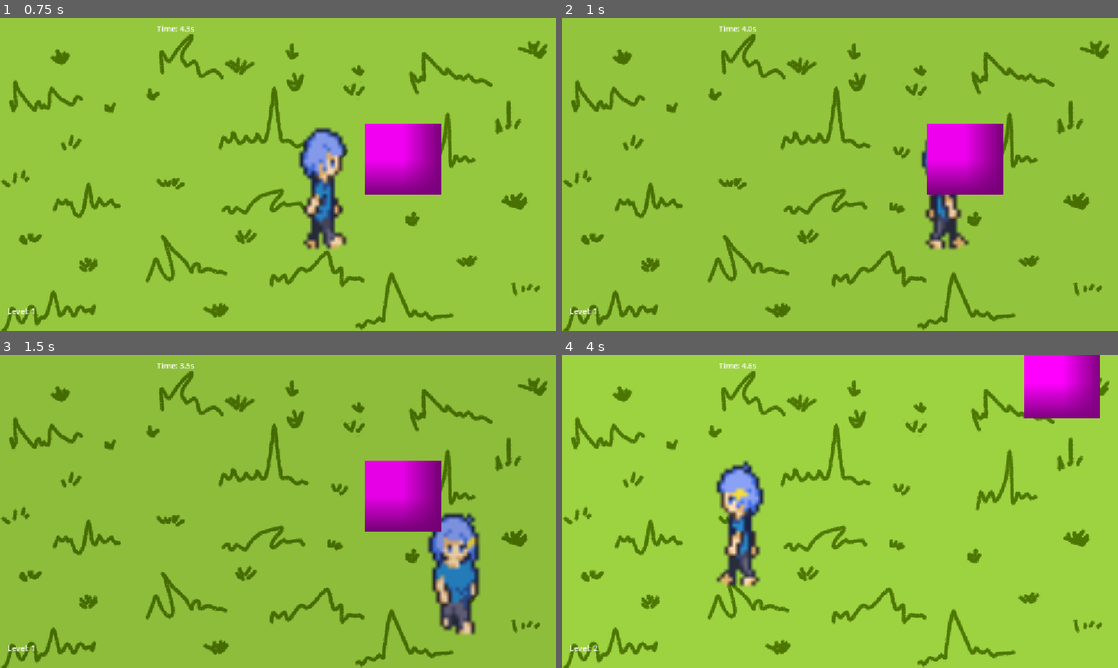
Above: before the commit, frames 1-4 (two rows, left to right).
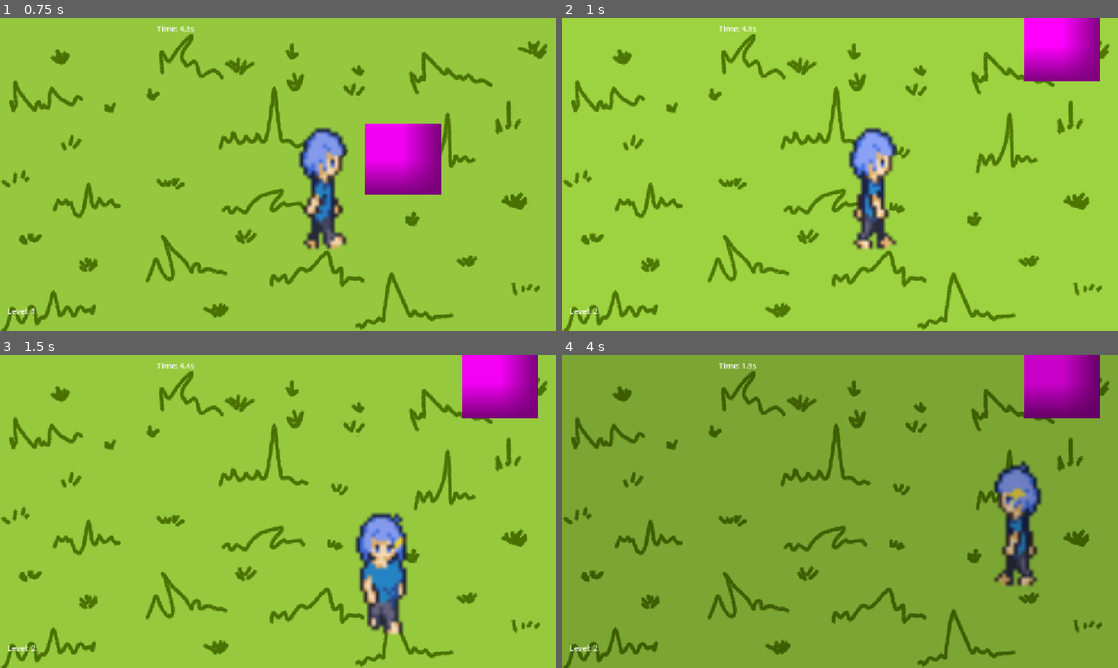
Above: after the commit, the same moments.

Repository: Rithunyaa/haven_charlotte
Game: Godot game, scene res://level1.tscn
The game is run twice, just before and just after one commit, with the same random seed, the same clock (stepped at 60 frames per second) and the same inputs.
Inputs (mouse positions are in pixels of both pictures, inside the frame that each line leads up to):
- Up to frame 1 (0.75 s): tap Enter at 0.5 s; move the mouse to (400, 158) at 0.52 s; hold Right (ui_right) from 0.53 s (still down); click (400, 158) at 0.67 s
- Up to frame 2 (1 s): keep holding Right (ui_right)
- Up to frame 3 (1.5 s): move the mouse to (166, 527) at 1.27 s; release Right (ui_right) at 1.28 s; hold Down (ui_down) from 1.28 s (still down)
- Up to frame 4 (4 s): move the mouse to (895, 442) at 2.02 s; release Down (ui_down) at 2.03 s; hold Right (ui_right) 2.03-2.78 s; move the mouse to (812, 574) at 2.77 s; hold Up (ui_up) 2.78-3.53 s; click (812, 574) at 2.92 s; move the mouse to (1006, 558) at 3.52 s; hold Left (ui_left) from 3.53 s (still down)

Frame 1 is identical in both runs. In frame 2, 9.4% of the frame differs, in the area x 5-97%, y 0-95%; in frame 3, 11%; in frame 4, 100%, in the area x 0-100%, y 0-100%.

Commit message:
Trying to figure out how to do obstacles

Diff:
--- a/haven/level1.tscn
+++ b/haven/level1.tscn
@@ -10,11 +10,8 @@
 [ext_resource type="Texture2D" uid="uid://dyl4fvqheg7y3" path="res://assets/character_walk_right.png" id="5_hx44q"]
 [ext_resource type="Texture2D" uid="uid://c00jmgjxdhmal" path="res://assets/character_walk_up.png" id="6_n8vhr"]
 
-[sub_resource type="CircleShape2D" id="CircleShape2D_lgp48"]
-radius = 79.31149
-
 [sub_resource type="RectangleShape2D" id="RectangleShape2D_dopym"]
-size = Vector2(114, 99)
+size = Vector2(109, 253)
 
 [sub_resource type="AtlasTexture" id="AtlasTexture_eqrsh"]
 atlas = ExtResource("3_5j5gb")
@@ -166,20 +163,11 @@
 
 [node name="Level_1" type="Node2D" unique_id=601929235]
 
-[node name="Obstacles" type="StaticBody2D" parent="." unique_id=699207756]
-
-[node name="CollisionShape2D" type="CollisionShape2D" parent="Obstacles" unique_id=1237273415]
-position = Vector2(179.75, 367.5)
-shape = SubResource("CircleShape2D_lgp48")
-debug_color = Color(0.5346562, 0, 0.12045958, 0.41960785)
-
-[node name="Sprite2D" type="Sprite2D" parent="Obstacles" unique_id=1045156468]
-
 [node name="Player" type="CharacterBody2D" parent="." unique_id=1741416139]
 script = ExtResource("1_dopym")
 
 [node name="CollisionShape2D" type="CollisionShape2D" parent="Player" unique_id=802988498]
-position = Vector2(233, 222.5)
+position = Vector2(569.5, 347.5)
 shape = SubResource("RectangleShape2D_dopym")
 debug_color = Color(1.92523e-07, 0.64727664, 0.22369286, 0.41960785)
 
@@ -187,7 +175,6 @@
 position = Vector2(569, 349)
 scale = Vector2(8, 8)
 sprite_frames = SubResource("SpriteFrames_qiqrj")
-autoplay = "default"
 
 [node name="Target_Object" type="Area2D" parent="." unique_id=296355201]
 
--- /dev/null
+++ b/haven/obstacle.gd
@@ -0,0 +1,24 @@
+extends StaticBody2D
+
+@export var possible_sprites: Array[Texture2D]
+
+@onready var sprite_2d: Sprite2D = $Sprite2D
+@onready var collision_shape: CollisionShape2D = $CollisionShape2D
+
+func _ready() -> void:
+	setup_random_obstacle()
+
+func setup_random_obstacle() -> void:
+	var chosen_texture: Texture2D
+
+
+	if possible_sprites.is_empty():
+		chosen_texture = preload("res://icon.svg")
+	else:
+		chosen_texture = possible_sprites[randi() % possible_sprites.size()]
+
+	sprite_2d.texture = chosen_texture
+
+	if collision_shape.shape is RectangleShape2D:
+		var rect_shape = collision_shape.shape as RectangleShape2D
+		rect_shape.size = chosen_texture.get_size() * sprite_2d.scale
--- /dev/null
+++ b/haven/obstacle.tscn
@@ -0,0 +1,13 @@
+[gd_scene format=3 uid="uid://xjadank2y8vb"]
+
+[ext_resource type="Script" uid="uid://6ixt4efmh78y" path="res://obstacle.gd" id="1_sl1jc"]
+
+[sub_resource type="RectangleShape2D" id="RectangleShape2D_qcbvg"]
+
+[node name="Obstacle" type="StaticBody2D" unique_id=427241361]
+script = ExtResource("1_sl1jc")
+
+[node name="Sprite2D" type="Sprite2D" parent="." unique_id=1523575139]
+
+[node name="CollisionShape2D" type="CollisionShape2D" parent="." unique_id=1849267657]
+shape = SubResource("RectangleShape2D_qcbvg")
Not shown, added: haven/obstacle.gd.uid
